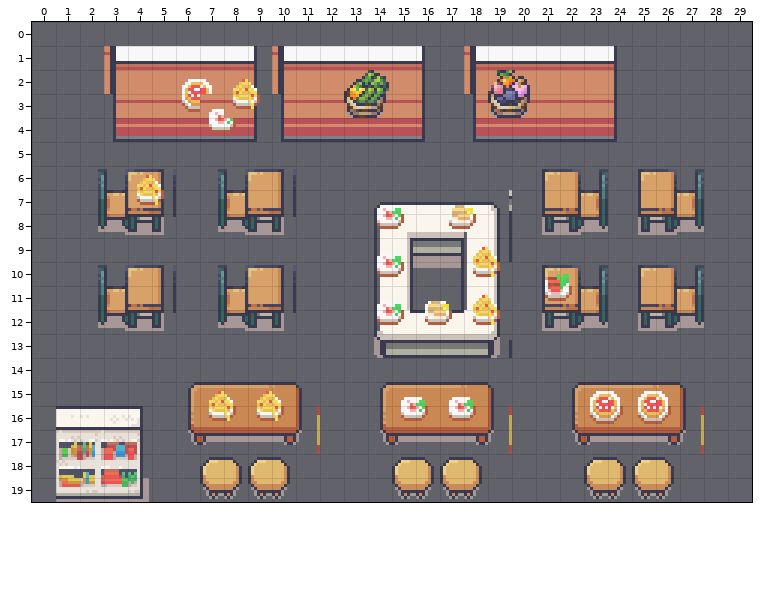
Tiled map (JSON) -- navigation/maps/canteen.tmj. Above, as it was before the edit.
Cells are 16x16 px. Shown: x 0..29, y 0..19. Not drawn, because the pictures are missing: unchanged layers "Background", "Surrounding".
After:
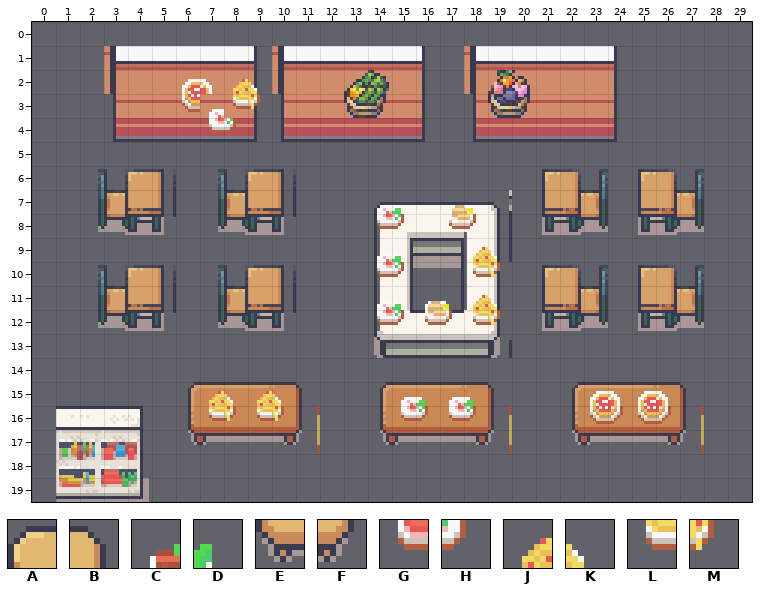
Key: from "free_overview": A 3056, B 3057, C 3066, D 3067, E 3173, F 3174, G 3183, H 3184, J 3302, K 3303, L 3419, M 3420.
_ is an empty cell.
Edits made:
Layer "Furniture":
Tile A is gone in row 18 at x 7, 9, 15, 17, 23 and 25.
Tile B is gone in row 18 at x 8, 10, 16, 18, 24 and 26.
Tile E is gone in row 19 at x 7, 9, 15, 17, 23 and 25.
Tile F is gone in row 19 at x 8, 10, 16, 18, 24 and 26.
Layer "Food":
Tile C is gone in row 10 at x 21.
Tile D is gone in row 10 at x 22.
Tile G is gone in row 11 at x 21.
Tile H is gone in row 11 at x 22.
Tile J is gone in row 6 at x 4.
Tile K is gone in row 6 at x 5.
Tile L is gone in row 7 at x 4.
Tile M is gone in row 7 at x 5.
Where, in picture pixels (left, top, right, bottom), the same in both pictures:
removed: (137, 175, 164, 205)
removed: (545, 274, 572, 301)
removed: (200, 457, 290, 499)
removed: (392, 457, 482, 499)
removed: (584, 457, 674, 499)
